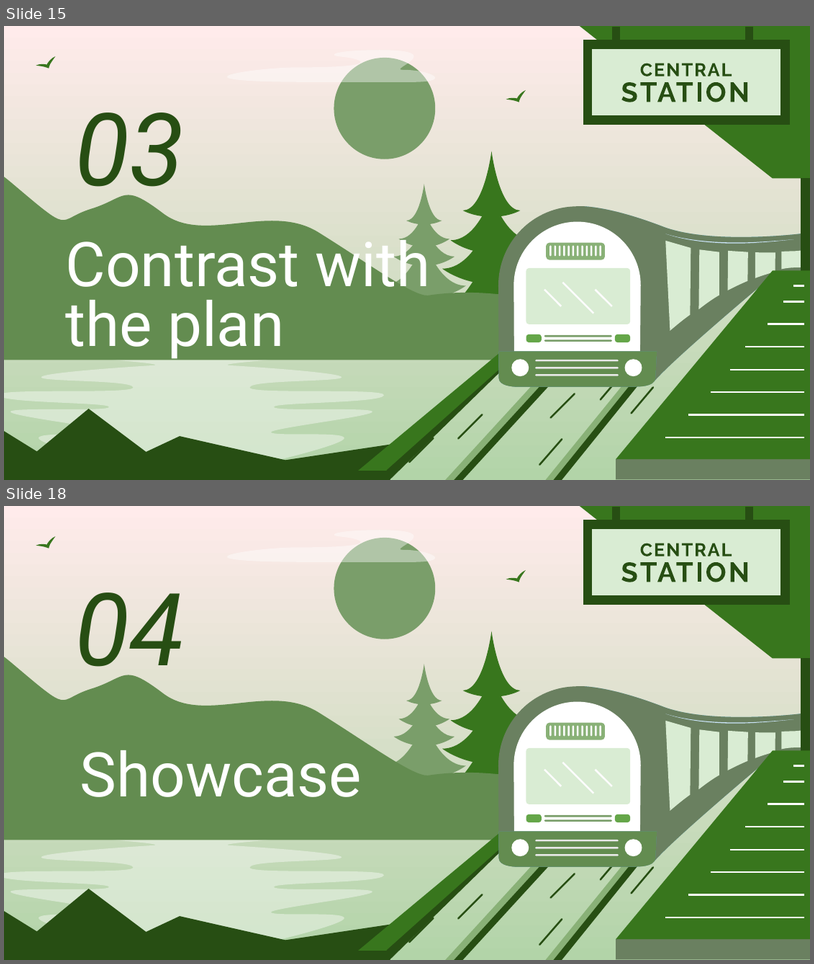
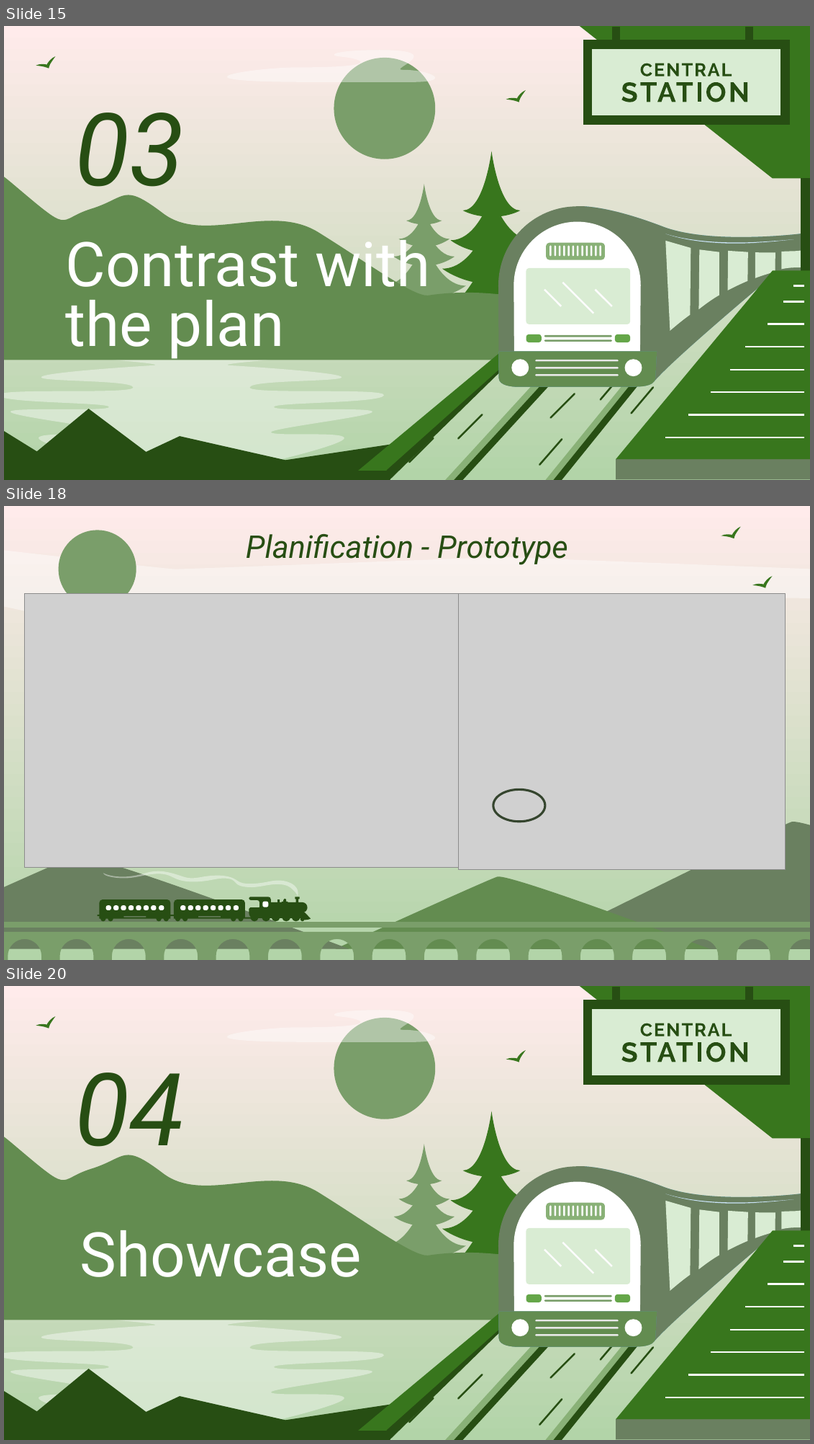
Before and after one commit to Smoother19/MusicAnimation, a slide deck: docs/presentation/PresAlpha.pptx. Shown one above the other, each under a label of ours: slides 15 and 18 before the commit, slides 15, 18 and 20 after it; the slides between them are not shown. The pictures are 814x964 and 814x1444 pixels, drawn with LibreOffice and Linux fonts; fonts in the diff are those of the drawing; grey boxes stand for pictures. Boxes give left, top, right and bottom in pixels: in the first picture for what was removed or moved away, otherwise in the second. Text is boxed around its words. In the diff, an @@ line names an element or a change of style, - is before the commit and + after.

```diff
--- a/docs/presentation/PresAlpha.pptx
+++ b/docs/presentation/PresAlpha.pptx
@@ slide 18 added at [4,506,810,960], background gradient #FFEBEB to #B2D4A8 @@
@@ freeform shape added at [721,523,744,544], fill #38761D @@
@@ freeform shape added at [4,533,810,632], fill #FFFFFF at 41% opacity @@
@@ freeform shape added at [59,530,137,608], fill #7A9E6A @@
@@ title added at [246,534,568,565], 28 pt, text #274E13, italic @@
+Planification - Prototype
@@ freeform shape added at [753,572,776,594], fill #38761D @@
@@ picture added at [25,593,459,867] @@
@@ picture added at [459,593,785,870] @@
@@ ellipse added at [494,789,545,821], outline #35452E 2 pt @@
@@ freeform shape added at [531,821,810,949], fill #6A8060 @@
@@ freeform shape added at [4,855,350,949], fill #6A8060 @@
@@ group added at [98,870,311,921]: 19 freeform shapes @@
@@ freeform shape added at [335,876,710,949], fill #638C50 @@
@@ freeform shape added at [4,921,810,927], fill #7A9E6A @@
@@ freeform shape added at [4,931,810,960], fill #7A9E6A @@
@@ what was slide 18 is now slide 20 @@
```
Also in this commit, not shown: 6 slides changed, 2 other slides added, 1 slide removed, 1 other file.
